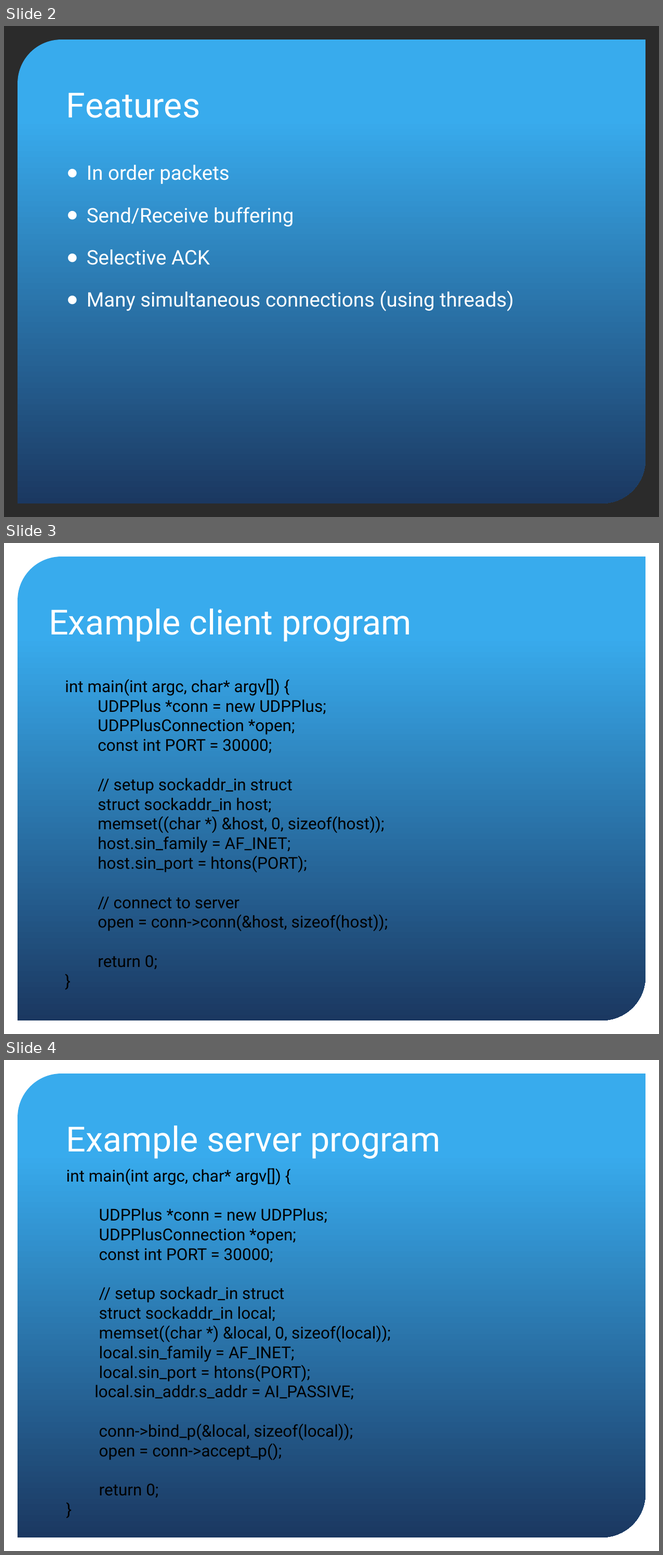
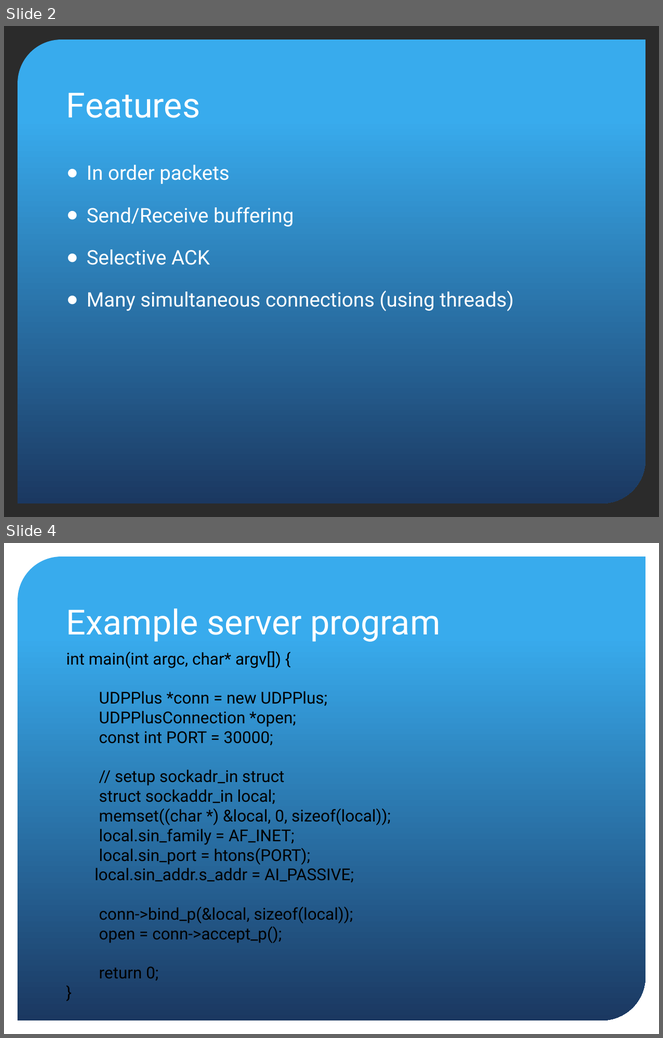
Before and after one commit to asadpanda/UDP-, a slide deck: Presentation.pptx. Shown one above the other, each under a label of ours: slides 2, 3 and 4 before the commit, slides 2 and 4 after it; the slides between them are not shown. The pictures are 663x1555 and 663x1038 pixels, drawn with LibreOffice and Linux fonts; fonts in the diff are those of the drawing; background and template pictures are left out; a plain dark background stands for a picture behind light text. Boxes give left, top, right and bottom in pixels: in the first picture for what was removed or moved away, otherwise in the second. Text is boxed around its words. In the diff, an @@ line names an element or a change of style, - is before the commit and + after.

```diff
--- a/Presentation.pptx
+++ b/Presentation.pptx
@@ slide 3 removed at <box>4,543,659,1034</box>, background picture (left out); not listed: 1 template element that a slide beside it also shows @@
@@ title removed at <box>49,609,412,642</box> @@
-Example client program
@@ text removed at <box>65,679,388,969</box> @@
-int main(int argc, char* argv[]) {
-UDPPlus *conn = new UDPPlus;
-UDPPlusConnection *open;
-const int PORT = 30000;
-// setup sockaddr_in struct
-struct sockaddr_in host;
-memset((char *) &host, 0, sizeof(host));
-host.sin_family = AF_INET;
-host .sin_port = htons(PORT);
-// connect to server
-open = conn->conn(&host, sizeof(host));
-return 0;
-}
```
Also in this commit, not shown: 1 slide added, 1 other file.
